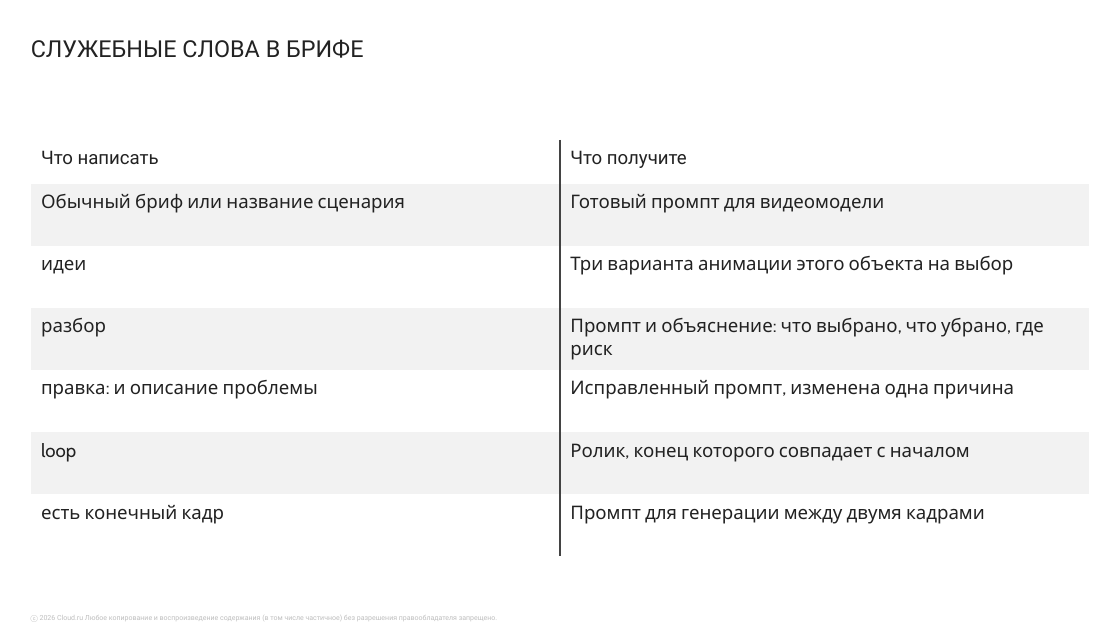
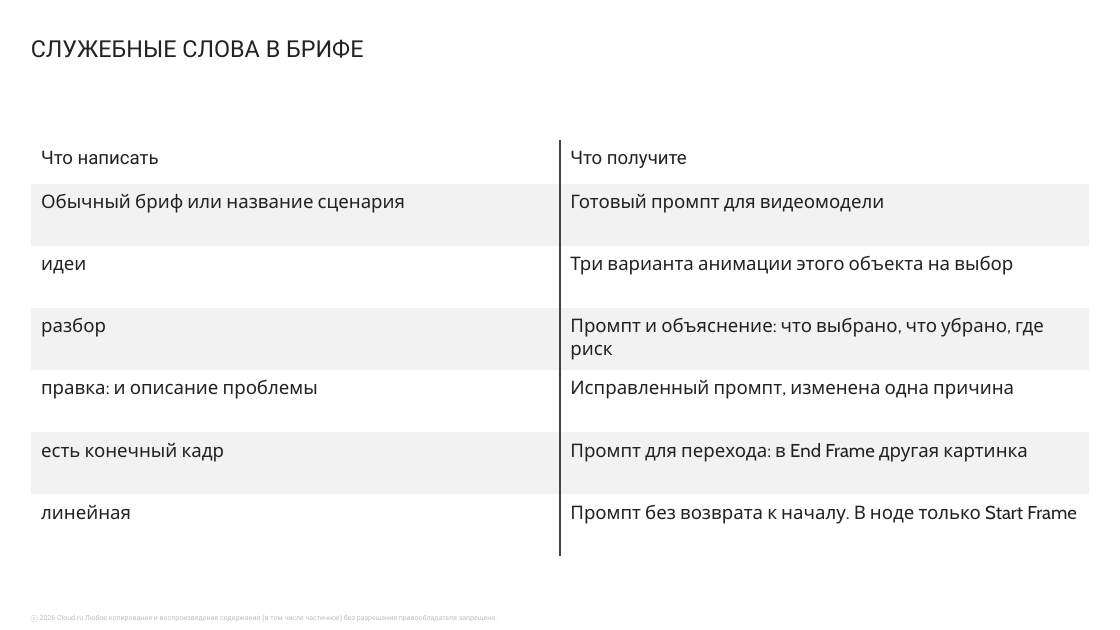
Before and after one commit to m4ks4/Principles-of-animating-corporate-imagery, a slide deck: slide 8 of Как работать с системными файлами.pptx (slide 7 before the commit). Drawn at 1120x630 pixels with LibreOffice and Linux fonts; fonts in the diff are those of the drawing; background and template pictures are left out. Boxes give left, top, right and bottom in pixels: in the first picture for what was removed or moved away, otherwise in the second. Text is boxed around its words. In the diff, an @@ line names an element or a change of style, - is before the commit and + after.

```diff
--- a/Как работать с системными файлами.pptx
+++ b/Как работать с системными файлами.pptx
@@ table at [30, 140, 1089, 557] @@
-row 6, column 1: loop
+row 6, column 1: есть конечный кадр
-row 6, column 2: Ролик, конец которого совпадает с началом
+row 6, column 2: Промпт для перехода: в End Frame другая картинка
-row 7, column 1: есть конечный кадр
+row 7, column 1: линейная
-row 7, column 2: Промпт для генерации между двумя кадрами
+row 7, column 2: Промпт без возврата к началу. В ноде только Start Frame
```
Also in this commit, not shown: 3 other slides changed, 1 slide added, 8 other files.
